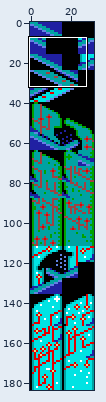
A sprite sheet gets an edit: res/gfx/grid/tileset_zona0_grid_v3.png. The picture above shows the old version from afar; the outline marks the close-up.
Close-up. Old version:
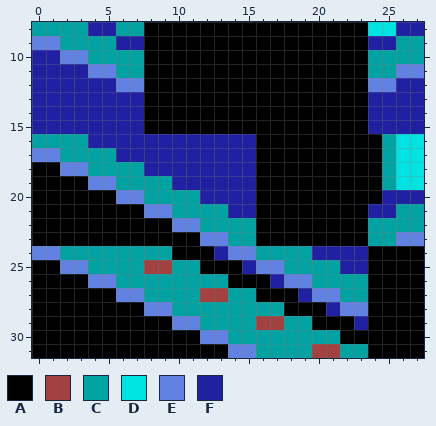
The file is 32x184 pixels. Shown: x 0..27, y 8..31.
Palette (. is transparent): A #000000  B #a24141  C #00a2a2  D #00e3e3  E #6182e3  F #2020a2
Pixels before, first column x 0:
 8 CCCCFFCCAAAAAAAAAAAAAAAADDFF
 9 EECCCCFFAAAAAAAAAAAAAAAAFFCC
10 FFEECCCCAAAAAAAAAAAAAAAACCCC
11 FFFFEECCAAAAAAAAAAAAAAAACCEE
12 FFFFFFEEAAAAAAAAAAAAAAAAEEFF
13 FFFFFFFFAAAAAAAAAAAAAAAAFFFF
14 FFFFFFFFAAAAAAAAAAAAAAAAFFFF
15 FFFFFFFFAAAAAAAAAAAAAAAAFFFF
16 CCCCFFFFFFFFFFFFAAAAAAAAACDD
17 EECCCCFFFFFFFFFFAAAAAAAAACDD
18 AAEECCCCFFFFFFFFAAAAAAAAACDD
19 AAAAEECCCCFFFFFFAAAAAAAAACDD
20 AAAAAAEECCCCFFFFAAAAAAAAAFFF
21 AAAAAAAAEECCCCFFAAAAAAAAFFCC
22 AAAAAAAAAAEECCCCAAAAAAAACCCC
23 AAAAAAAAAAAAEECCAAAAAAAACCEE
24 EECCCCCCCCAAAFEECCCCFFFFAAAA
25 AAEECCCCBBCCAAAFEECCCCFFAAAA
26 AAAAEECCCCCCCCAAAFEECCCCAAAA
27 AAAAAAEECCCCBBCCAAAFEECCAAAA
28 AAAAAAAAEECCCCCCCCAAAFEEAAAA
29 AAAAAAAAAAEECCCCBBCCAAAFAAAA
30 AAAAAAAAAAAAEECCCCCCCCAAAAAA
31 AAAAAAAAAAAAAAEECCCCBBCCAAAA
And afterwards:
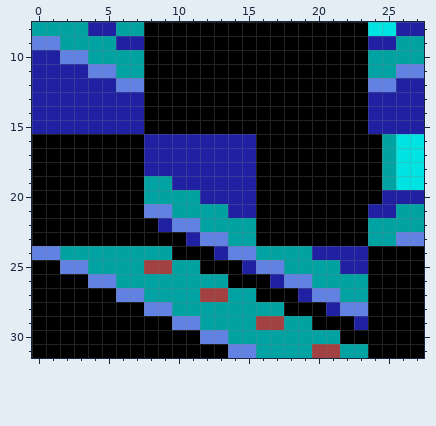
From old to new:
{"y":16,"x":0,"old":"CCCCFFFF","new":"AAAAAAAA"}
{"y":17,"x":0,"old":"EECCCCFF","new":"AAAAAAAA"}
{"y":18,"x":2,"old":"EECCCC","new":"AAAAAA"}
{"y":19,"x":4,"old":"EECC","new":"AAAA"}
{"y":20,"x":6,"old":"EE","new":"AA"}
{"y":22,"x":9,"old":"A","new":"F"}
{"y":23,"x":11,"old":"A","new":"F"}
{"label":"changed","picture_box":[32,134,200,246]}
